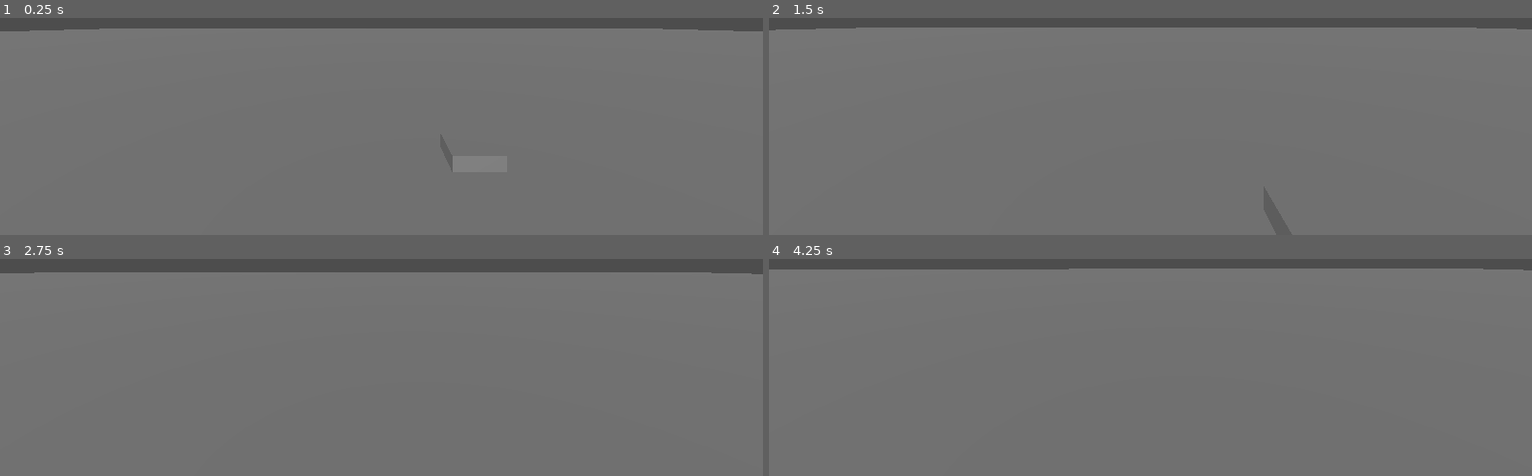
Above: before the commit, frames 1-4 (two rows, left to right).
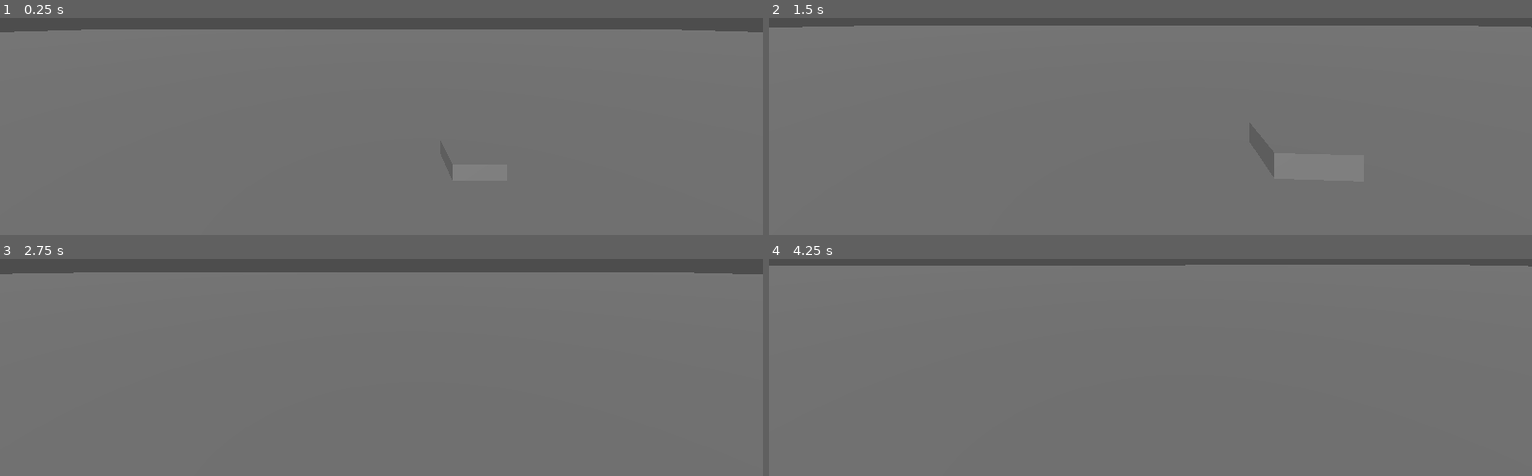
Above: after the commit, the same moments.

Repository: Votline/Run_Away
Game: Godot game, scene res://Scenes/main.tscn
Same seed, same stepped clock (60 frames per second), same inputs: the game is played once before the commit and once after it.
Inputs (mouse positions are in pixels of both pictures, inside the frame that each line leads up to):
- Up to frame 1 (0.25 s): no input
- Up to frame 2 (1.5 s): tap Enter at 0.5 s; move the mouse to (1188, 20) at 0.52 s; hold Ctrl (crouch) 0.53-1.28 s; hold W (move_forward) from 0.53 s (still down); move the mouse to (1112, 22) at 1.27 s; tap Ctrl (crouch) at 1.35 s
- Up to frame 3 (2.75 s): keep holding W (move_forward); move the mouse to (outside the picture) at 2.02 s; hold Shift (run) from 2.03 s (still down); tap Ctrl (crouch) at 2.3 s
- Up to frame 4 (4.25 s): keep holding W (move_forward); tap Space at 2.75 s; move the mouse to (1142, 269) at 2.77 s; release Shift (run) at 2.78 s; tap Ctrl (crouch) at 2.85 s; tap Enter at 3.5 s; move the mouse to (1203, 267) at 3.52 s; hold Ctrl (crouch) from 3.53 s (still down)

The runs differ from the first frame. In frame 1, 0.4% of the frame differs, in the area x 0-100%, y 4-7%; in frame 2, 0.9%; in frame 3, less than 0.1%; in frame 4, 1.7%, in the area x 0-100%, y 2-6%.

Commit message:
Pre-Release MovementController[1]

Diff:
--- a/Entities/Players/BobbysMovement.gd
+++ b/Entities/Players/BobbysMovement.gd
@@ -2,6 +2,7 @@
 
 var direction; var input_dir; var isMoving: bool; var isRunning: bool; var isCrouching: bool; var isSliding: bool #Move
 var current_speed:float; var walk_speed:float; var run_speed: float; var crouch_speed: float #Speed
+var slide_direction: Vector3
 var gravity: float
 
 
@@ -21,7 +22,7 @@
 	gravity = 9.8
 
 func _process(delta):
-	print(current_speed)
+	print(scale.y)
 	slide(delta)
 	move(delta)
 	crouch()
@@ -33,13 +34,16 @@
 
 	input_dir=Input.get_vector("move_left", "move_right", "move_forward", "move_back") #Get inputs
 	direction=(head.transform.basis * Vector3(input_dir.x, 0, input_dir.y)).normalized() #Making direction with character orientation
-	if direction:
-		isMoving=true; current_speed=lerp(current_speed, walk_speed, 0.02) #Smooth speed
-	else:
-		isMoving=false; current_speed=0
-	velocity.x = direction.x * current_speed #Move the character along X axis
-	velocity.z = direction.z * current_speed #Move the character along Z axis
-	move_and_slide()
+	if !isSliding:
+		if direction:
+			isMoving=true;
+			if !isRunning && !isCrouching && !isSliding:
+				current_speed=lerp(current_speed, walk_speed, 0.02) #Smooth speed
+		else:
+			isMoving=false; current_speed=0
+		velocity.x = direction.x * current_speed #Move the character along X axis
+		velocity.z = direction.z * current_speed #Move the character along Z axis
+		move_and_slide()
 
 func run():
 	if !isSliding:
@@ -50,15 +54,18 @@
 func crouch():
 	if !isSliding:
 		if !isRunning && Input.is_action_pressed("crouch"):
+			scale.y = lerp(scale.y, 0.8, 0.09)
 			isCrouching=true; current_speed=lerp(current_speed, crouch_speed, 0.07)
-		if isCrouching && Input.is_action_just_released("crouch"):
-			isCrouching=false
+		if isCrouching && Input.is_action_just_released("crouch"): isCrouching=false
+		if !isCrouching && !isSliding:
+			scale.y = lerp(scale.y, 1.25, 0.04)
 func slide(delta):
-	if current_speed>9.7 && Input.is_action_pressed("crouch"): isSliding=true
+	if current_speed>9.5 && Input.is_action_pressed("crouch"): isSliding=true
 	if isSliding && current_speed > 3:
+		slide_direction = -camera.global_transform.basis.z.normalized(); slide_direction.y = direction.y
+		scale.y = lerp(scale.y, 0.5, 0.09)
+
 		current_speed=lerp(current_speed, crouch_speed, 0.01)
-		translate(Vector3.FORWARD * current_speed * delta)
+		translate(slide_direction * current_speed * delta)
 	else:
 		isSliding=false;
-func physics():
-	pass
--- a/Entities/Players/player(bobby).tscn
+++ b/Entities/Players/player(bobby).tscn
@@ -17,6 +17,7 @@
 mesh = SubResource("CapsuleMesh_6p41u")
 
 [node name="Head" type="Node3D" parent="."]
+transform = Transform3D(1, 0, 0, 0, 1, 0, 0, 0, 1, 0, 0.642548, 0)
 
 [node name="Camera3D" type="Camera3D" parent="Head"]
-transform = Transform3D(12.5, 0, 0, 0, 10, 0, 0, 0, 12.5, 0, 0.634756, -0.188319)
+transform = Transform3D(12.5, 0, 0, 0, 10, 0, 0, 0, 12.5, 0, 0.0958999, -0.188319)
